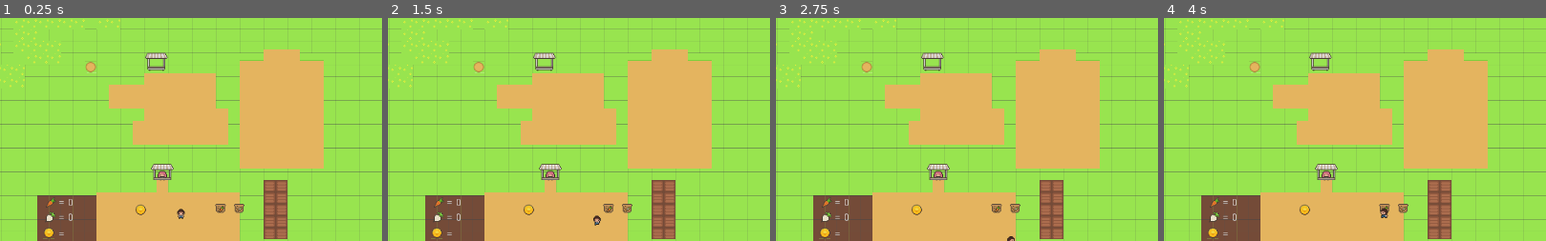
Above: before the commit, frames 1-4 (left to right).
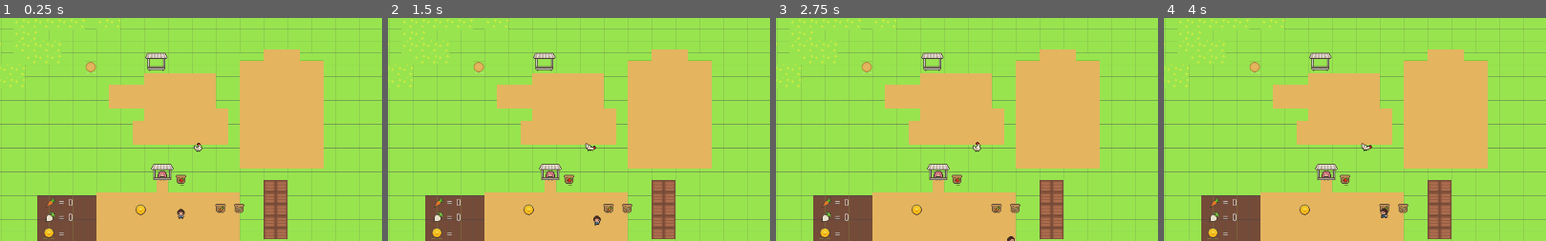
Above: after the commit, the same moments.

Repository: vbasilioo/farm-game-godot
Game: Godot game, scene res://world.tscn
Two runs of this game, one before a commit and one after it. Both use one fixed random seed, a clock stepped at 60 frames per second and the inputs below. The project has no main scene, so this scene is started directly.
Inputs (mouse positions are % of the whole screen's width and height, from its top left):
- Up to frame 1 (0.25 s): no input
- Up to frame 2 (1.5 s): tap Enter at 0.5 s; move the mouse to (63, 90) at 0.52 s; hold Right (ui_right) 0.53-1.28 s; click (63, 90) at 0.6 s; move the mouse to (63, 93) at 1.27 s; hold Down (ui_down) from 1.28 s (still down); click (63, 93) at 1.35 s
- Up to frame 3 (2.75 s): move the mouse to (63, 96) at 2.02 s; release Down (ui_down) at 2.03 s; hold Right (ui_right) from 2.03 s (still down); click (63, 96) at 2.1 s
- Up to frame 4 (4 s): tap Space at 2.75 s; move the mouse to (63, 98) at 2.77 s; release Right (ui_right) at 2.78 s; hold Up (ui_up) 2.78-3.53 s; click (63, 98) at 2.85 s; tap Enter at 3.5 s; move the mouse to (65, 98) at 3.52 s; hold Left (ui_left) from 3.53 s (still down); click (65, 98) at 3.6 s
The pictures show only the part of the screen within x 28-78%, y 50-100%; the shares and areas given below are measured in that part.

The runs differ from the first frame. In frame 1, 0.2% of the frame differs, in the area x 46-53%, y 55-76%; in frame 2, 0.2%; in frame 3, 0.2%; in frame 4, 0.2%, in the area x 46-55%, y 55-76%.

Commit message:
add animals and new plants sellzone

Diff:
--- a/berry_seedpack.gd
+++ b/berry_seedpack.gd
@@ -1,7 +1,7 @@
 extends StaticBody2D
 
 var selected = false
-var seed_type = 4 #buy
+var seed_type = 4
 
 func _ready():
 	$AnimatedSprite.play("default")
--- a/berry_seedpack.tscn
+++ b/berry_seedpack.tscn
@@ -22,6 +22,7 @@
 script = ExtResource( 2 )
 
 [node name="AnimatedSprite" type="AnimatedSprite" parent="."]
+position = Vector2( 1, 0 )
 frames = SubResource( 2 )
 
 [node name="Area2D" type="Area2D" parent="."]
--- /dev/null
+++ b/chicken.gd
@@ -0,0 +1,78 @@
+extends KinematicBody2D
+
+var eating = false
+var walking = false
+
+var xdir = 1 # 1 = right | -1 left
+var ydir = 1 #1 = down | -1 up
+var speed = 5
+
+var motion = Vector2()
+
+var moving_vertical_hortizontal = 1 #1 = horizontal 2 vertical
+
+func _ready():
+	walking = true
+	randomize()
+
+func _physics_process(delta):
+	var waittime = 1
+
+	if walking == false:
+		var x = rand_range(1,2)
+
+		if x > 1.5:
+			moving_vertical_hortizontal = 1
+		else:
+			moving_vertical_hortizontal = 2
+
+	if walking == true:
+		$AnimatedSprite.play("walking")
+
+		if moving_vertical_hortizontal == 1:
+			if xdir == -1:
+				$AnimatedSprite.flip_h = true
+			if xdir == 1:
+				$AnimatedSprite.flip_h = false
+			motion.x = speed * xdir
+			motion.y = 0
+		elif moving_vertical_hortizontal == 2:
+			motion.y = speed * ydir
+			motion.x = 0
+
+	if eating == true:
+		$AnimatedSprite.play("eating")
+		motion.x = 0
+		motion.y = 0
+
+	move_and_slide(motion)
+
+func _on_changestatetimer_timeout():
+	var waittime = 1
+
+	if walking == true:
+		eating = true
+		walking = false
+		waittime = rand_range(1,5)
+	elif eating == true:
+		walking = true
+		eating = false
+		waittime = rand_range(2,6)
+	$changestatetimer.wait_time = waittime
+	$changestatetimer.start()
+
+func _on_walkingtimer_timeout():
+	var x = rand_range(1,2)
+	var y = rand_range(1,2)
+	var waittime = rand_range(1,4)
+
+	if x > 1.5:
+		xdir = 1
+	else:
+		xdir = -1
+	if y > 1.5:
+		ydir = 1
+	else:
+		ydir = -1
+	$walkingtimer.wait_time = waittime
+	$walkingtimer.start()
--- /dev/null
+++ b/chicken.tscn
@@ -0,0 +1,70 @@
+[gd_scene load_steps=11 format=2]
+
+[ext_resource path="res://chicken.gd" type="Script" id=1]
+[ext_resource path="res://farmingTilesheetComplete.png" type="Texture" id=2]
+
+[sub_resource type="AtlasTexture" id=1]
+flags = 4
+atlas = ExtResource( 2 )
+region = Rect2( 48, 32, 16, 16 )
+
+[sub_resource type="AtlasTexture" id=2]
+flags = 4
+atlas = ExtResource( 2 )
+region = Rect2( 64, 32, 16, 16 )
+
+[sub_resource type="AtlasTexture" id=3]
+flags = 4
+atlas = ExtResource( 2 )
+region = Rect2( 80, 32, 16, 16 )
+
+[sub_resource type="AtlasTexture" id=4]
+flags = 4
+atlas = ExtResource( 2 )
+region = Rect2( 0, 32, 16, 16 )
+
+[sub_resource type="AtlasTexture" id=5]
+flags = 4
+atlas = ExtResource( 2 )
+region = Rect2( 16, 32, 16, 16 )
+
+[sub_resource type="AtlasTexture" id=6]
+flags = 4
+atlas = ExtResource( 2 )
+region = Rect2( 32, 32, 16, 16 )
+
+[sub_resource type="SpriteFrames" id=7]
+animations = [ {
+"frames": [ SubResource( 1 ), SubResource( 2 ), SubResource( 3 ) ],
+"loop": true,
+"name": "eating",
+"speed": 4.0
+}, {
+"frames": [ SubResource( 4 ), SubResource( 5 ), SubResource( 6 ) ],
+"loop": true,
+"name": "walking",
+"speed": 8.0
+} ]
+
+[sub_resource type="CircleShape2D" id=8]
+radius = 6.0
+
+[node name="chicken" type="KinematicBody2D"]
+script = ExtResource( 1 )
+
+[node name="AnimatedSprite" type="AnimatedSprite" parent="."]
+frames = SubResource( 7 )
+animation = "eating"
+frame = 2
+
+[node name="changestatetimer" type="Timer" parent="."]
+autostart = true
+
+[node name="walkingtimer" type="Timer" parent="."]
+autostart = true
+
+[node name="CollisionShape2D" type="CollisionShape2D" parent="."]
+shape = SubResource( 8 )
+
+[connection signal="timeout" from="changestatetimer" to="." method="_on_changestatetimer_timeout"]
+[connection signal="timeout" from="walkingtimer" to="." method="_on_walkingtimer_timeout"]
--- a/global.gd
+++ b/global.gd
@@ -6,5 +6,7 @@
 
 var numofcarrots = 0
 var numofonions = 0
+var numofcorns = 0
+var numofberrys = 0
 
 var coins = 1000
--- a/growingzone.gd
+++ b/growingzone.gd
@@ -20,13 +20,18 @@
 			$plant.play("oniongrowing")
 		if plant == 3:
 			plantgrowing = true;
+			$corngrowtimer.start()
+			$plant.play("corngrowing")
+		if plant == 4:
+			plantgrowing = true;
 			$berrygrowtimer.start()
-			$plant.play("berry")
+			$plant.play("berrygrowing")
 	else:
 		print("Algo já está plantado nesse terreno!")
 
 func _on_carrotgrowtimer_timeout():
 	var carrot_plant = $plant
+
 	if carrot_plant.frame == 0:
 		carrot_plant.frame = 1
 		$carrotgrowtimer.start()
@@ -44,16 +49,6 @@
 		onion_plant.frame = 2
 		plant_grown = true
 
-func _on_Timer_timeout():
-	var berry_plant = $plant
-
-	if berry_plant.frame == 0:
-		berry_plant.frame = 1
-		$berrygrowtimer.start()
-	elif berry_plant.frame == 1:
-		berry_plant.frame = 2
-		plant_grown = true
-
 func _on_corngrowtimer_timeout():
 	var corn_plant = $plant
 
@@ -62,6 +57,16 @@
 		$corngrowtimer.start()
 	elif corn_plant.frame == 1:
 		corn_plant.frame = 2
+		plant_grown = true
+
+func _on_berrygrowtimer_timeout():
+	var berry_plant = $plant
+
+	if berry_plant.frame == 0:
+		berry_plant.frame = 1
+		$berrygrowtimer.start()
+	elif berry_plant.frame == 1:
+		berry_plant.frame = 2
 		plant_grown = true
 
 func _on_Area2D_input_event(viewport, event, shape_idx):
@@ -77,5 +82,15 @@
 				plantgrowing = false
 				plant_grown = false
 				$plant.play("none")
+			if plant == 3:
+				Global.numofcorns += 1
+				plantgrowing = false
+				plant_grown = false
+				$plant.play("none")
+			if plant == 4:
+				Global.numofberrys += 1
+				plantgrowing = false
+				plant_grown = false
+				$plant.play("none")
 			else:
 				pass
--- a/growingzone.tscn
+++ b/growingzone.tscn
@@ -140,5 +140,5 @@
 [connection signal="input_event" from="Area2D" to="." method="_on_Area2D_input_event"]
 [connection signal="timeout" from="oniongrowtimer" to="." method="_on_oniongrowtimer_timeout"]
 [connection signal="timeout" from="carrotgrowtimer" to="." method="_on_carrotgrowtimer_timeout"]
-[connection signal="timeout" from="berrygrowtimer" to="." method="_on_Timer_timeout"]
+[connection signal="timeout" from="berrygrowtimer" to="." method="_on_berrygrowtimer_timeout"]
 [connection signal="timeout" from="corngrowtimer" to="." method="_on_corngrowtimer_timeout"]
--- a/sellzone.gd
+++ b/sellzone.gd
@@ -4,16 +4,24 @@
 	if body.has_method("player_sell_method"):
 		var carrots = Global.numofcarrots
 		var onions = Global.numofonions
+		var corns = Global.numofcorns
+		var berrys = Global.numofberry
 		var coins = Global.coins
 
-		#carrots = 5 coins | onions = 8 coins
+		#carrots = 5 coins | onions = 8 coins | corns = 20 | berrys = 14
 
 		coins += carrots * 5
 		coins += onions * 8
+		coins += corns * 20
+		coins += berrys * 14
 
 		carrots = 0
 		onions = 0
+		corns = 0
+		berrys = 0
 
 		Global.coins = coins
 		Global.numofcarrots = carrots
 		Global.numofonions = onions
+		Global.numofcorns = corns
+		Global.numofberrys = berrys
--- a/world.tscn
+++ b/world.tscn
@@ -8,6 +8,8 @@
 [ext_resource path="res://world.gd" type="Script" id=6]
 [ext_resource path="res://sellzone.tscn" type="PackedScene" id=7]
 [ext_resource path="res://shop.tscn" type="PackedScene" id=8]
+[ext_resource path="res://berry_seedpack.tscn" type="PackedScene" id=9]
+[ext_resource path="res://chicken.tscn" type="PackedScene" id=10]
 
 [sub_resource type="TileSet" id=1]
 0/name = "farmingTilesheetComplete.png 0"
@@ -787,3 +789,9 @@
 
 [node name="shop" parent="." instance=ExtResource( 8 )]
 position = Vector2( 503, 508 )
+
+[node name="berry_seedpack" parent="." instance=ExtResource( 9 )]
+position = Vector2( 528, 517 )
+
+[node name="chicken" parent="." instance=ExtResource( 10 )]
+position = Vector2( 551, 473 )
Not shown: 1 places in world.tscn that only renumber resources
